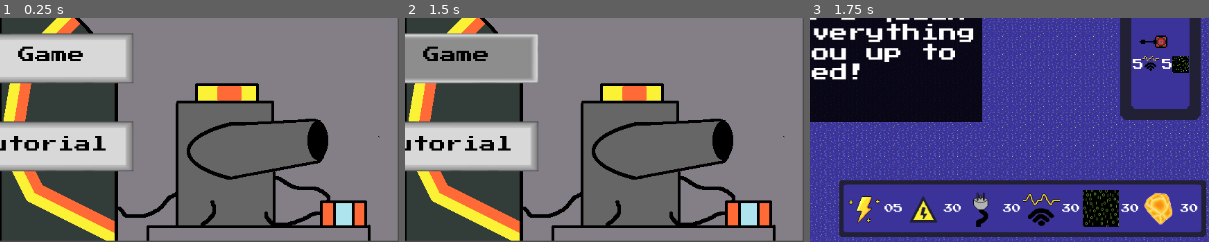
Above: before the commit, frames 1-3 (left to right).
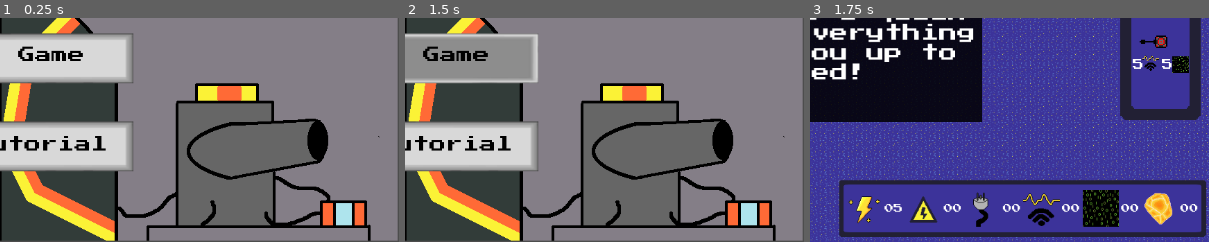
Above: after the commit, the same moments.

Repository: CalebJoines/Computer-Castle
Game: Godot game, scene res://Scenes/TitleScreen.tscn
Same seed, same stepped clock (60 frames per second), same inputs: the game is played once before the commit and once after it. Sound files missing from this copy of the repository are replaced by a short silence.
Inputs (mouse positions are % of the whole screen's width and height, from its top left):
- Up to frame 1 (0.25 s): no input
- Up to frame 2 (1.5 s): tap Enter at 0.5 s; drag from (50, 59) to (60, 28) at 0.52 s; tap Space at 1.25 s; drag from (50, 79) to (45, 70) at 1.27 s
- Up to frame 3 (1.75 s): no input
The pictures show only the part of the screen within x 50-100%, y 50-100%; the shares and areas given below are measured in that part.

Frames 1-2 are identical in both runs. In frame 3, 0.2% of the frame differs, in the area x 33-95%, y 83-87%.

Commit message:
Put resources back to 0 (testing)

Diff:
--- a/computer-castle-/Scripts/resource_manager.gd
+++ b/computer-castle-/Scripts/resource_manager.gd
@@ -2,11 +2,11 @@
 @onready var scenepath= "res://Scenes/loss_screen.tscn"
 
 # RESOURCE VALUES
-var volts : int = 30
-var data : int = 30
-var circuits : int = 30
-var bandwidth : int = 30
-var ai_cores : int = 30
+var volts : int = 0
+var data : int = 0
+var circuits : int = 0
+var bandwidth : int = 0
+var ai_cores : int = 0
 var energy : int = 5
 var health: int = 23:
 	set(value):
